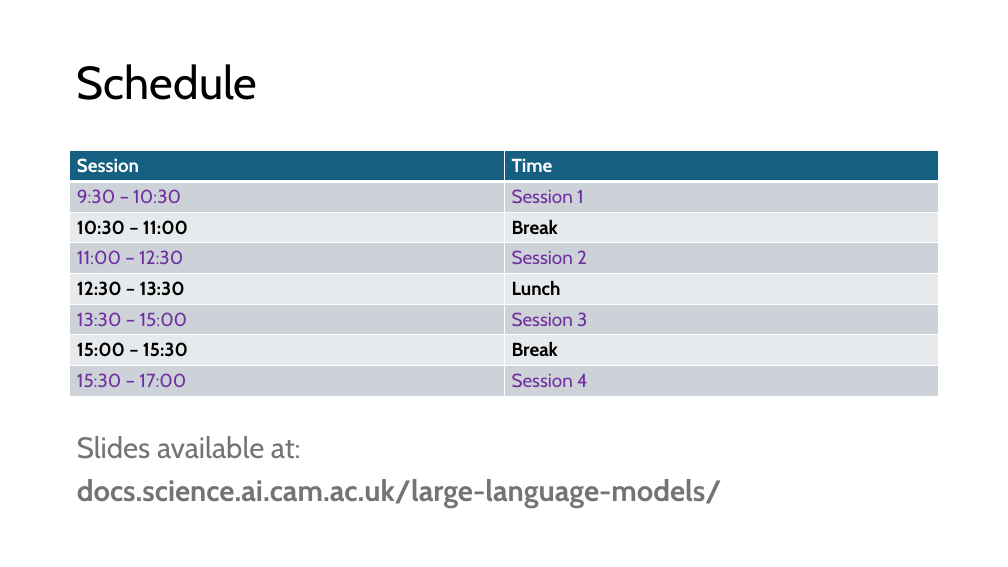
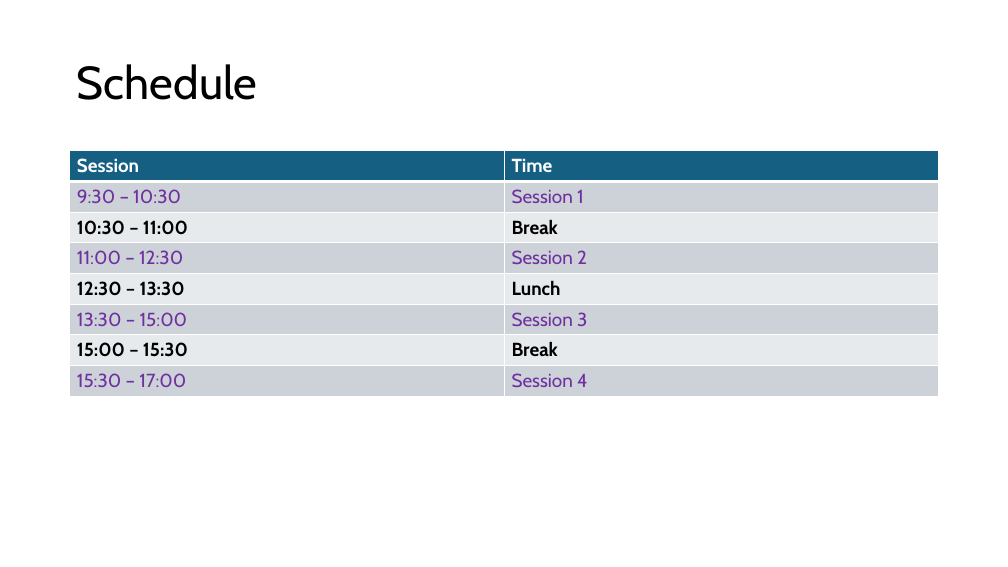
Before and after one commit to acceleratescience/large-language-models, a slide deck: slide 4 of slides/1-intro.pptx. Drawn at 1008x567 pixels with LibreOffice and Linux fonts; fonts in the diff are those of the drawing. Boxes give left, top, right and bottom in pixels: in the first picture for what was removed or moved away, otherwise in the second. Text is boxed around its words. In the diff, an @@ line names an element or a change of style, - is before the commit and + after.

```diff
--- a/slides/1-intro.pptx
+++ b/slides/1-intro.pptx
@@ text removed at (77, 436, 722, 508) @@
-Slides available at:
-docs.science.ai.cam.ac.uk/large-language-models/
```
Also in this commit, not shown: 10 other slides changed, 1 slide added, 23 other files.
